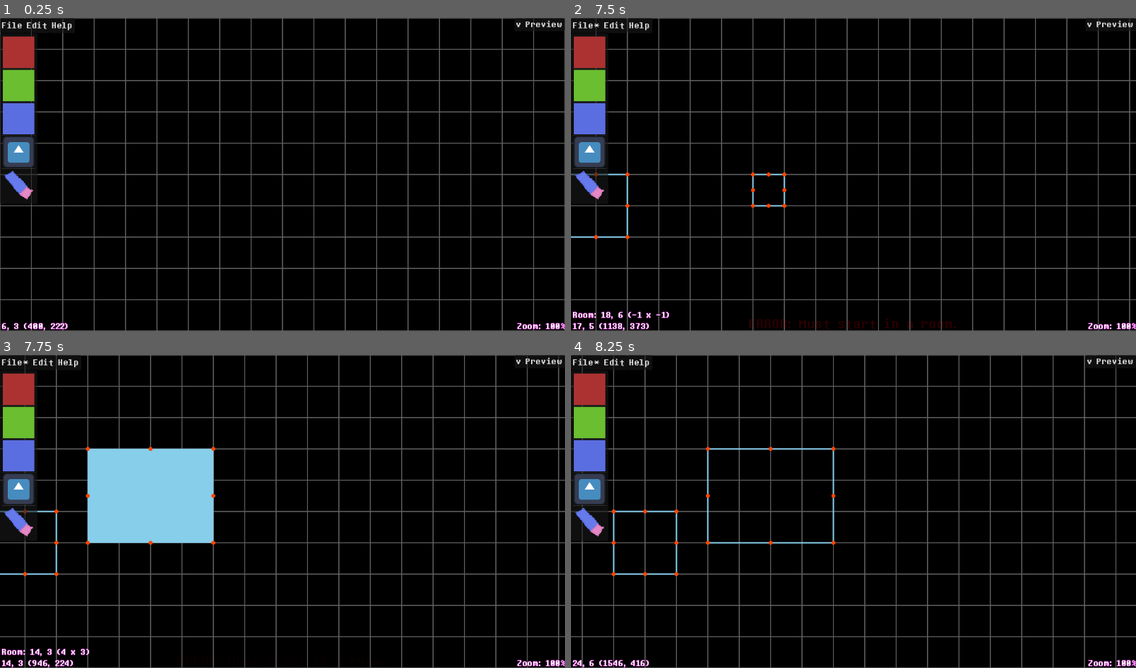
Above: before the commit, frames 1-4 (two rows, left to right).
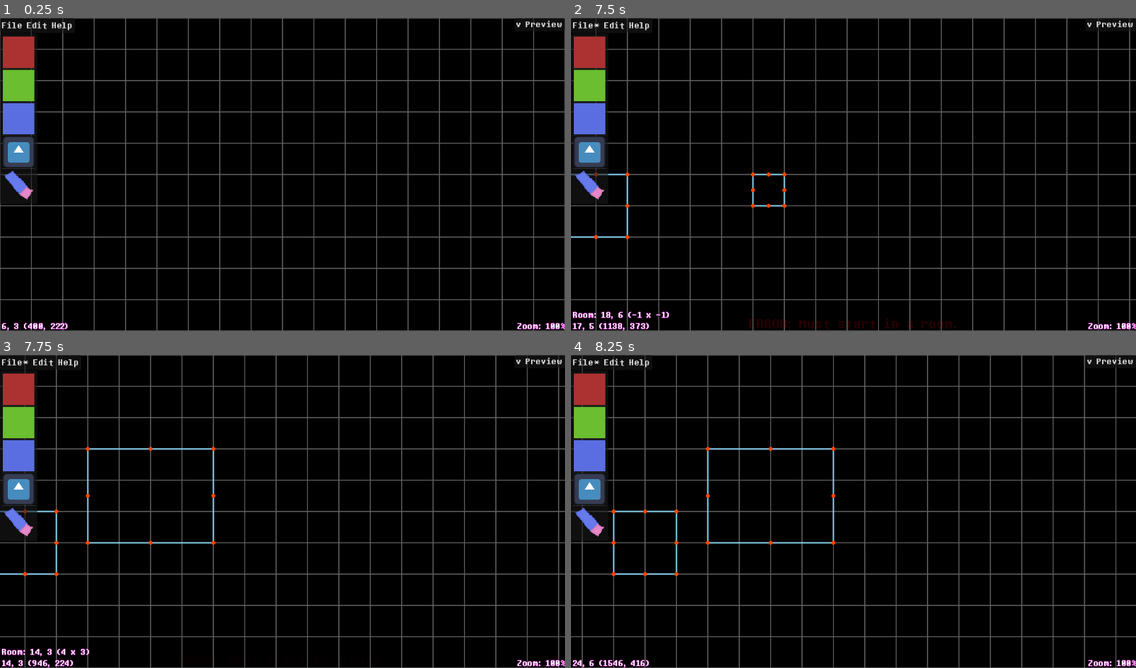
Above: after the commit, the same moments.

Repository: LunarTides/nutdealer
Game: Godot game, scene res://scenes/ui/creator/dark_world_ui.tscn
Same seed, same stepped clock (60 frames per second), same inputs: the game is played once before the commit and once after it. This scene is started directly instead of the project's main scene. The engine's default icon, where the game draws it, is replaced by a stand-in: a white triangle on a blue panel in a dark square.
Inputs (mouse positions are in pixels of both pictures, inside the frame that each line leads up to):
- Up to frame 1 (0.25 s): no input
- Up to frame 2 (7.5 s): click "File" at 0.5 s; click "Edit" at 1.25 s; click "v" at 2 s; click "Preview" at 2.75 s; click "Help" at 3.5 s; tap Enter at 4.25 s; move the mouse to (977, 158) at 4.27 s; hold D (editor_pan_right) 4.28-5 s; tap Z (interact) at 4.35, 6.6 s; click (977, 158) at 4.42 s; drag from (740, 190) to (825, 237) at 5.02 s; click "File*" at 5.75 s; move the mouse to (910, 105) at 6.52 s; hold D (editor_pan_right) 6.53-7.25 s; drag from (825, 237) to (684, 127) at 7.27 s
- Up to frame 3 (7.75 s): no input
- Up to frame 4 (8.25 s): move the mouse to (1023, 558) at 8.02 s; hold A (editor_pan_left) from 8.03 s (still down); tap Z (interact) at 8.1 s

Frames 1-2 are identical in both runs. In frame 3, 6.8% of the frame differs, in the area x 15-38%, y 29-61%; in frame 4, nothing differs.

Commit message:
Don't fill in rooms on hover
This was way too distracting

Diff:
--- a/scenes/ui/creator/room_outlines.gd
+++ b/scenes/ui/creator/room_outlines.gd
@@ -101,7 +101,8 @@
 		if bound.size.x >= Global.screen_size_coords.x and bound.size.y >= Global.screen_size_coords.y:
 			color = Color.YELLOW
 
-		var filled: bool = hovering == i and not hovering_handle
+		#var filled: bool = hovering == i and not hovering_handle
+		var filled: bool = false
 		var width: int = -1 if filled else 3
 
 		var rect: Rect2 = Room.coords_to_position(bound)
